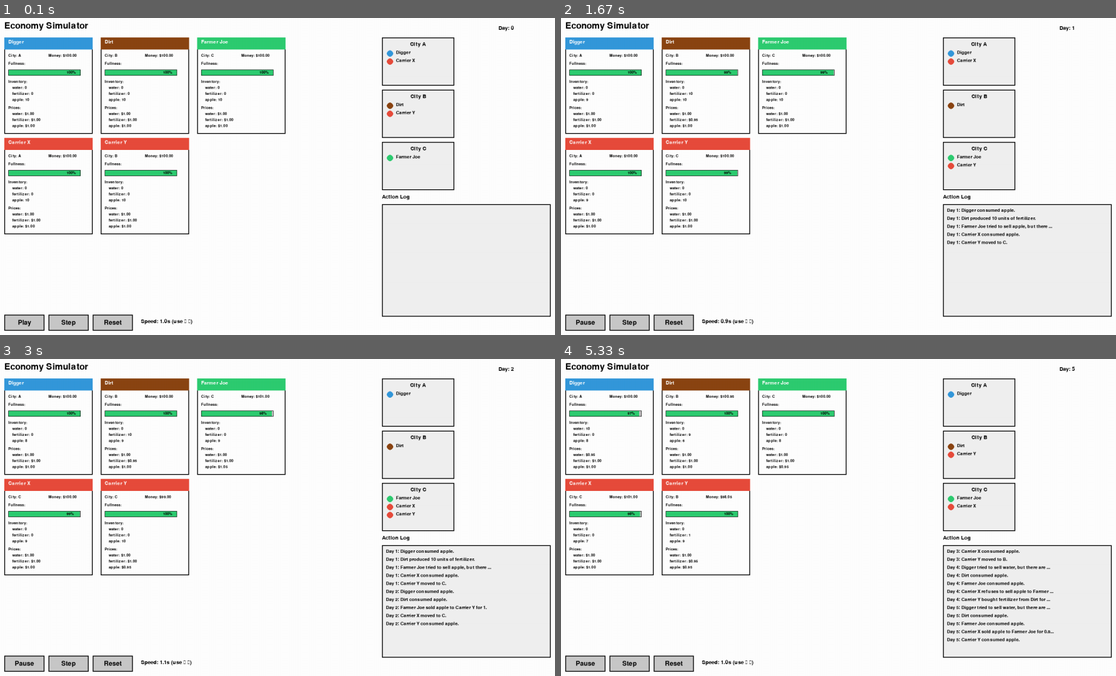
Above: before the commit, frames 1-4 (two rows, left to right).
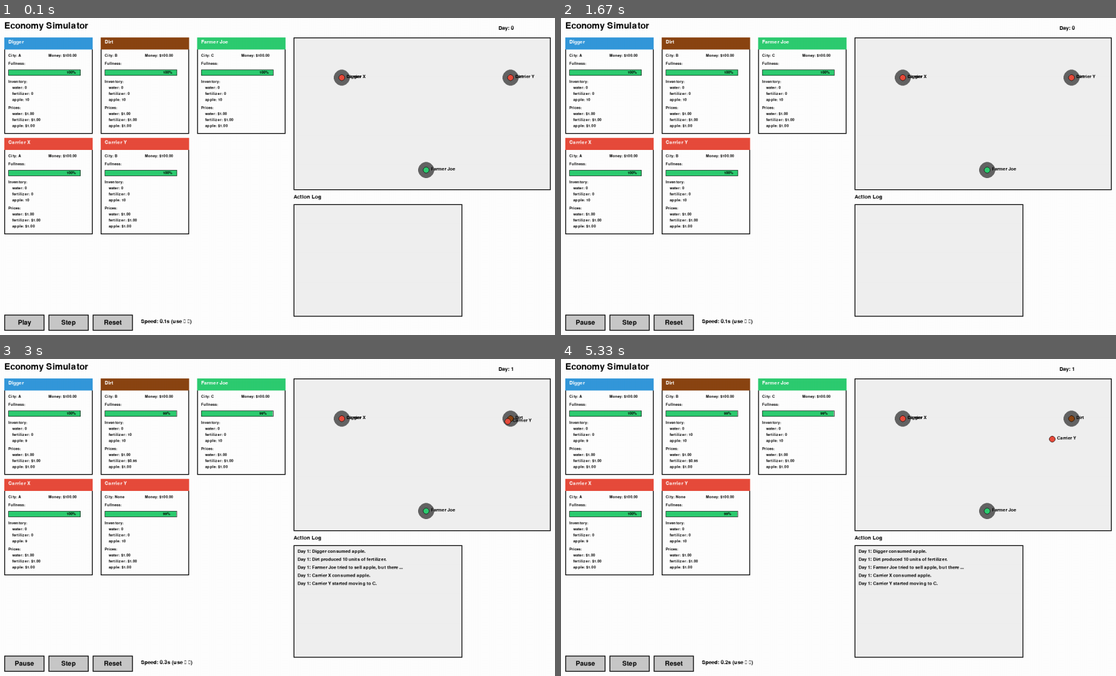
Above: after the commit, the same moments.

Repository: KentShikama/economy-simulator
Game: pygame game, started from economy-simulator-gui/pygame_gui.py
The game is run twice, just before and just after one commit, with the same random seed, the same clock (stepped at 60 frames per second) and the same inputs.
Inputs:
- Up to frame 1 (0.1 s): no input
- Up to frame 2 (1.67 s): click "Play" at 0.38 s; click "Money: $100.00" at 0.72 s; hold Right 1-1.47 s
- Up to frame 3 (3 s): hold Left 2-2.53 s; hold Left 2.57-2.97 s
- Up to frame 4 (5.33 s): hold Right 3-3.63 s; hold Left 3.67-4.13 s; hold Right 4.17-4.63 s; hold Right 4.67-5.13 s; hold Left from 5.17 s (still down)

The runs differ from the first frame. In frame 1, 2.5% of the frame differs, in the area x 28-100%, y 6-97%; in frame 2, 3.1%; in frame 3, 4.2%; in frame 4, 4.7%, in the area x 3-100%, y 2-97%.

Commit message:
feat: Implement 2D map view and continuous movement for agents
Co-authored-by: aider (openrouter/google/gemini-2.5-pro) <aider@aider.chat>

Diff:
--- a/economy-simulator-gui/pygame_gui.py
+++ b/economy-simulator-gui/pygame_gui.py
@@ -138,42 +138,39 @@
             y_offset += 15
 
 
-class CityView:
-    def __init__(self, x, y, city_name):
-        self.x = x
-        self.y = y
-        self.city_name = city_name
-        self.width = 180
-        self.height = 120
-        self.font = pygame.font.Font(None, 20)
-
-    def draw(self, screen, people_in_city):
-        # Background
-        pygame.draw.rect(screen, LIGHT_GRAY, (self.x, self.y, self.width, self.height))
-        pygame.draw.rect(screen, BLACK, (self.x, self.y, self.width, self.height), 2)
-
-        # City name
-        title = self.font.render(f"City {self.city_name}", True, BLACK)
-        screen.blit(title, (self.x + self.width//2 - title.get_width()//2, self.y + 10))
-
-        # Draw people icons
-        y_offset = self.y + 40
-        for i, person in enumerate(people_in_city):
-            if i >= 5:  # Max 5 people shown
-                break
-
+class MapView:
+    def __init__(self, x, y, width, height, simulator):
+        self.rect = pygame.Rect(x, y, width, height)
+        self.simulator = simulator
+        self.font = pygame.font.Font(None, 24)
+        self.small_font = pygame.font.Font(None, 16)
+
+    def draw(self, screen):
+        # Draw map background
+        pygame.draw.rect(screen, LIGHT_GRAY, self.rect)
+        pygame.draw.rect(screen, BLACK, self.rect, 2)
+
+        # Draw cities
+        for name, data in self.simulator.cities.items():
+            # Draw city circle
+            pygame.draw.circle(screen, DARK_GRAY, (data['x'], data['y']), 20)
+            # Draw city name
+            text = self.font.render(name, True, WHITE)
+            text_rect = text.get_rect(center=(data['x'], data['y']))
+            screen.blit(text, text_rect)
+
+        # Draw people
+        for person in self.simulator.people:
             type_name = type(person).__name__
             color = TYPE_COLORS.get(type_name, BLACK)
 
-            # Person dot
-            pygame.draw.circle(screen, color, (self.x + 20, y_offset), 8)
+            pos = (int(person.x), int(person.y))
+            pygame.draw.circle(screen, color, pos, 8)
+            pygame.draw.circle(screen, BLACK, pos, 8, 1)
 
             # Person name
-            font_small = pygame.font.Font(None, 16)
-            name_text = font_small.render(person.name, True, BLACK)
-            screen.blit(name_text, (self.x + 35, y_offset - 8))
-
-            y_offset += 20
+            name_text = self.small_font.render(person.name, True, BLACK)
+            screen.blit(name_text, (person.x + 12, person.y - 8))
 
 
 class EconomySimulatorGame:
@@ -185,7 +182,7 @@
         self.simulator = EconomySimulator()
         self.running = True
         self.paused = True
-        self.simulation_speed = 1000  # milliseconds between steps
+        self.simulation_speed = 50  # milliseconds between steps
         self.last_step_time = 0
 
         # UI elements
@@ -202,12 +199,8 @@
         self.action_log = []
         self.max_log_entries = 20
 
-        # City views
-        self.city_views = {
-            'A': CityView(960, 50, 'A'),
-            'B': CityView(960, 180, 'B'),
-            'C': CityView(960, 310, 'C')
-        }
+        # Map view
+        self.map_view = MapView(740, 50, 640, 380, self.simulator)
 
     def handle_events(self):
         for event in pygame.event.get():
@@ -234,7 +227,7 @@
 
     def step_simulation(self):
         try:
-            actions = self.simulator.simulate_day()
+            actions = self.simulator.tick()
 
             # Add actions to log
             for action in actions:
@@ -289,13 +282,11 @@
             card = PersonCard(x, y, person)
             card.draw(self.screen)
 
-        # Draw city views
-        for city_name, city_view in self.city_views.items():
-            people_in_city = [p for p in self.simulator.people if p.city == city_name]
-            city_view.draw(self.screen, people_in_city)
+        # Draw map view
+        self.map_view.draw(self.screen)
 
         # Draw action log
-        log_x = 960
+        log_x = 740
         log_y = 440
         log_title = self.font.render("Action Log", True, BLACK)
         self.screen.blit(log_title, (log_x, log_y))
--- a/economy-simulator-gui/simulator.py
+++ b/economy-simulator-gui/simulator.py
@@ -8,9 +8,29 @@
     name: str
     city: str
     money: float
+    x: float = 0.0
+    y: float = 0.0
+    destination: str = None
+    speed: float = 5.0
     fullness: int = 100
     inventory: Dict[str, int] = field(default_factory=lambda: {'water': 0, 'fertilizer': 0, 'apple': 10})
     prices: Dict[str, float] = field(default_factory=lambda: {'water': 1, 'fertilizer': 1, 'apple': 1})
+
+    def update_movement(self, cities):
+        if self.destination:
+            dest_city_coords = cities[self.destination]
+            dx = dest_city_coords['x'] - self.x
+            dy = dest_city_coords['y'] - self.y
+            distance = (dx**2 + dy**2)**0.5
+
+            if distance < self.speed:
+                self.x = dest_city_coords['x']
+                self.y = dest_city_coords['y']
+                self.city = self.destination
+                self.destination = None
+            else:
+                self.x += (dx / distance) * self.speed
+                self.y += (dy / distance) * self.speed
 
     def consume(self, item):
         if self.inventory[item] > 0:
@@ -275,17 +295,25 @@
                         weights[i] = 1
             elif 'move' in action:
                 city = action.split('_')[1]
-                if city != self.city:
+                if city != self.city and not self.destination:
                     weights[i] = 1
         return weights
 
     def move(self, city):
-        self.city = city
-        return f"{self.name} moved to {self.city}."
+        if self.city != city:
+            self.destination = city
+            self.city = None
+            return f"{self.name} started moving to {city}."
+        return f"{self.name} is already in {city}."
 
 
 class EconomySimulator:
     def __init__(self):
+        self.cities = {
+            'A': {'x': 860, 'y': 150},
+            'B': {'x': 1280, 'y': 150},
+            'C': {'x': 1070, 'y': 380}
+        }
         self.people = [
             WaterCollector(name="Digger", city="A", money=100),
             FertilizerCreator(name="Dirt", city="B", money=100),
@@ -293,15 +321,35 @@
             Peddler(name="Carrier X", city="A", money=100),
             Peddler(name="Carrier Y", city="B", money=100),
         ]
+        for person in self.people:
+            if person.city in self.cities:
+                person.x = self.cities[person.city]['x']
+                person.y = self.cities[person.city]['y']
+
         self.day = 0
         self.is_running = False
         self.action_log = []
+        self.ticks_per_day = 20
+        self.tick_count = 0
+
+    def tick(self):
+        for person in self.people:
+            person.update_movement(self.cities)
+
+        self.tick_count += 1
+        if self.tick_count >= self.ticks_per_day:
+            self.tick_count = 0
+            return self.simulate_day()
+
+        return []
 
     def simulate_day(self):
         self.day += 1
         day_actions = []
 
         for person in self.people:
+            if person.destination:  # Don't act while moving
+                continue
             if person.fullness <= 0:
                 raise Exception(f"{person.name} has died of hunger.")
             person.fullness -= 1
